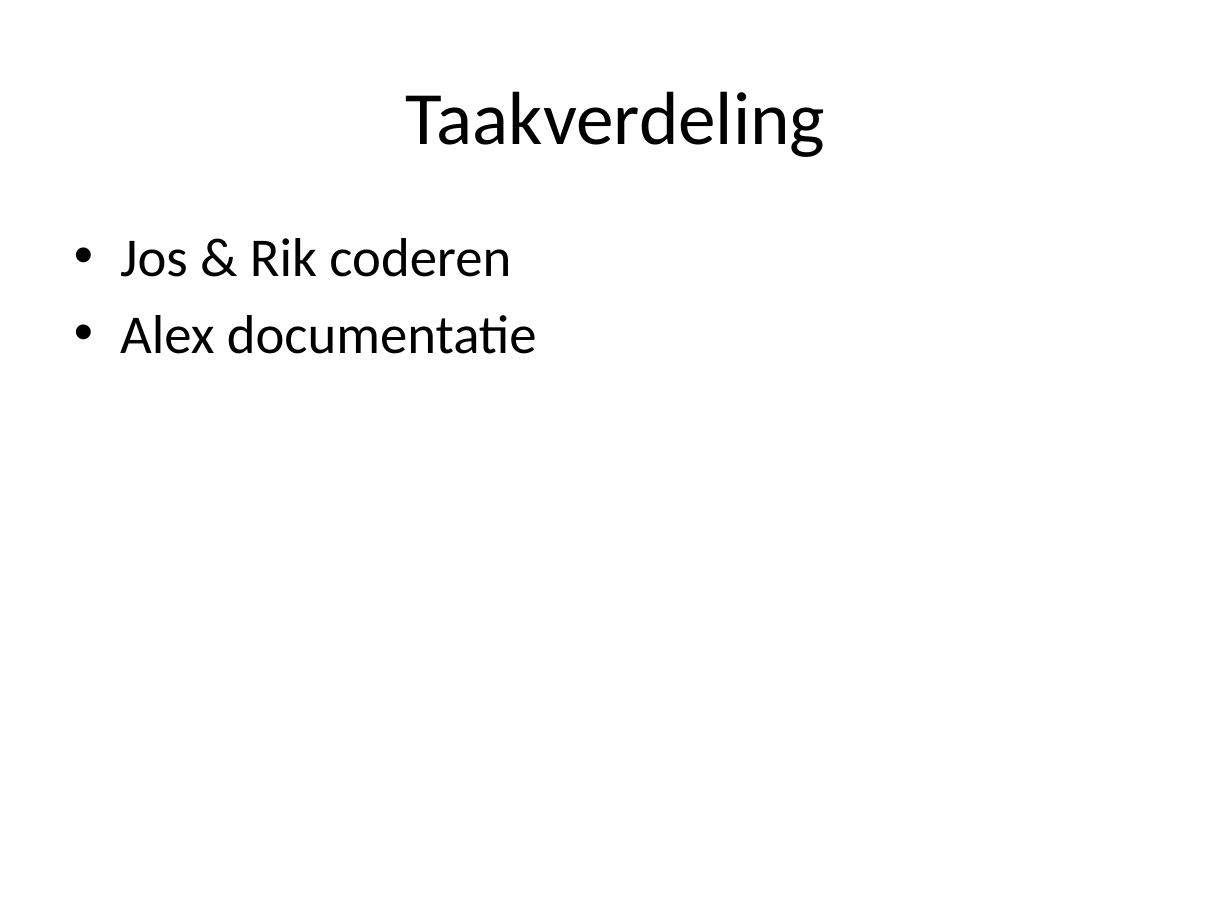
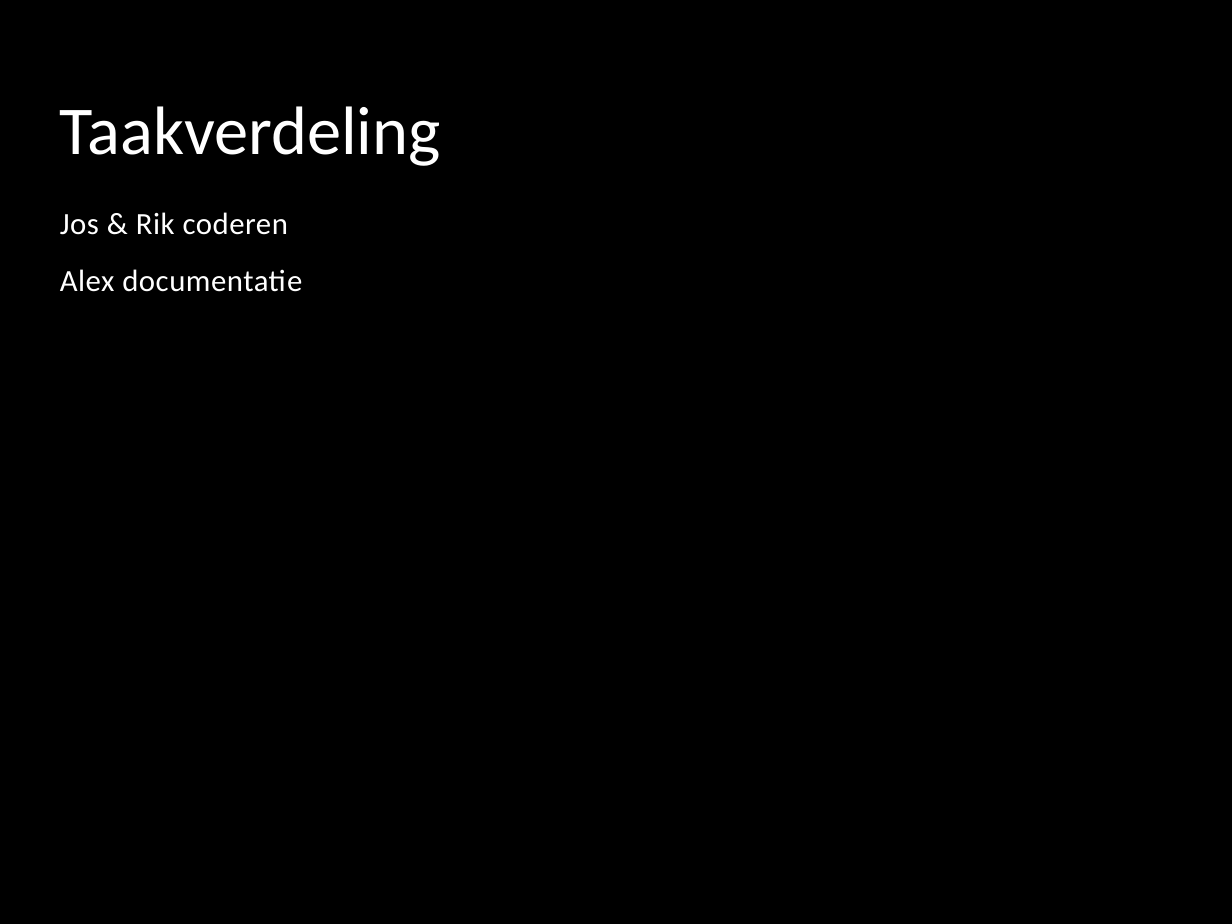
Before and after one commit to Lastje/Project_AOROCJL2, a slide deck: slide 4 of Documenten/Presentatie/Adresboek.pptx. Drawn at 1232x924 pixels with LibreOffice and Linux fonts; fonts in the diff are those of the drawing; background and template pictures are left out. Boxes give left, top, right and bottom in pixels: in the first picture for what was removed or moved away, otherwise in the second. Text is boxed around its words. In the diff, an @@ line names an element or a change of style, - is before the commit and + after.

```diff
--- a/Documenten/Presentatie/Adresboek.pptx
+++ b/Documenten/Presentatie/Adresboek.pptx
@@ background #FFFFFF to picture (left out) @@
@@ rectangle added at box(0, 0, 1232, 924), fill #000000 at 50% opacity @@
@@ title "Taakverdeling": place and size @@
-title "Taakverdeling" at box(406, 91, 825, 157)
+title "Taakverdeling" at box(60, 106, 441, 166)
@@ title "Taakverdeling" at box(60, 106, 441, 166): size 44 to 40 pt, text colour #000000 to #FFFFFF; alignment centre to left; more space between paragraphs; vertical alignment middle to bottom @@
@@ text "Jos & Rik coderen": place and size @@
-text "Jos & Rik coderen" at box(120, 238, 537, 354)
+text "Jos & Rik coderen" at box(60, 212, 302, 292)
@@ text "Jos & Rik coderen" at box(60, 212, 302, 292): size 32 to 18 pt, text colour #000000 to #FFFFFF, letter spacing 0 to 0.3 pt; bullet • to none; more space between paragraphs @@
```
Also in this commit, not shown: 6 other slides changed.
